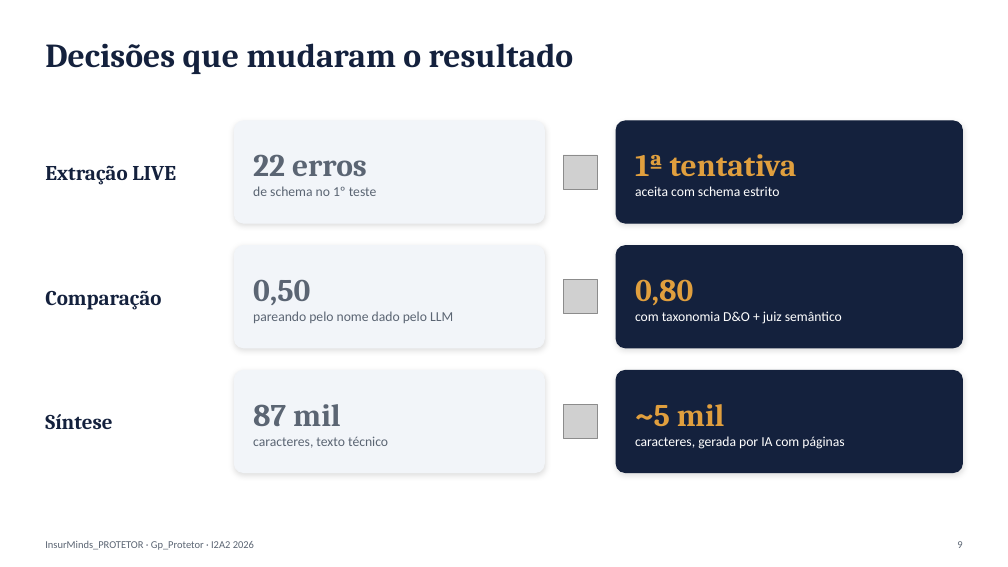
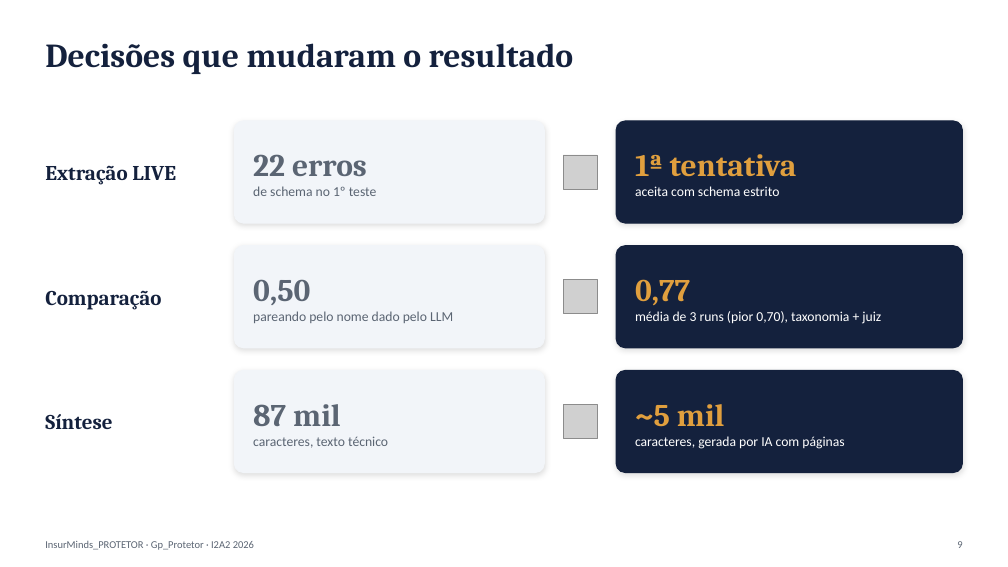
Before and after one commit to Georastreador/InsurMinds_Projeto_Final_PROTETOR, a slide deck: slide 9 of Projeto_Final_Artefatos/InsurMinds_Projeto_Final.pptx. Drawn at 1008x567 pixels with LibreOffice and Linux fonts; fonts in the diff are those of the drawing; grey boxes stand for pictures. Boxes give left, top, right and bottom in pixels: in the first picture for what was removed or moved away, otherwise in the second. Text is boxed around its words. In the diff, an @@ line names an element or a change of style, - is before the commit and + after.

```diff
--- a/Projeto_Final_Artefatos/InsurMinds_Projeto_Final.pptx
+++ b/Projeto_Final_Artefatos/InsurMinds_Projeto_Final.pptx
@@ text at box(635, 279, 881, 324): text changed @@
-0,80
-com taxonomia D&O + juiz semântico
+0,77
+média de 3 runs (pior 0,70), taxonomia + juiz
```
Also in this commit, not shown: 2 other slides changed, 1 slide removed, 56 other files.
